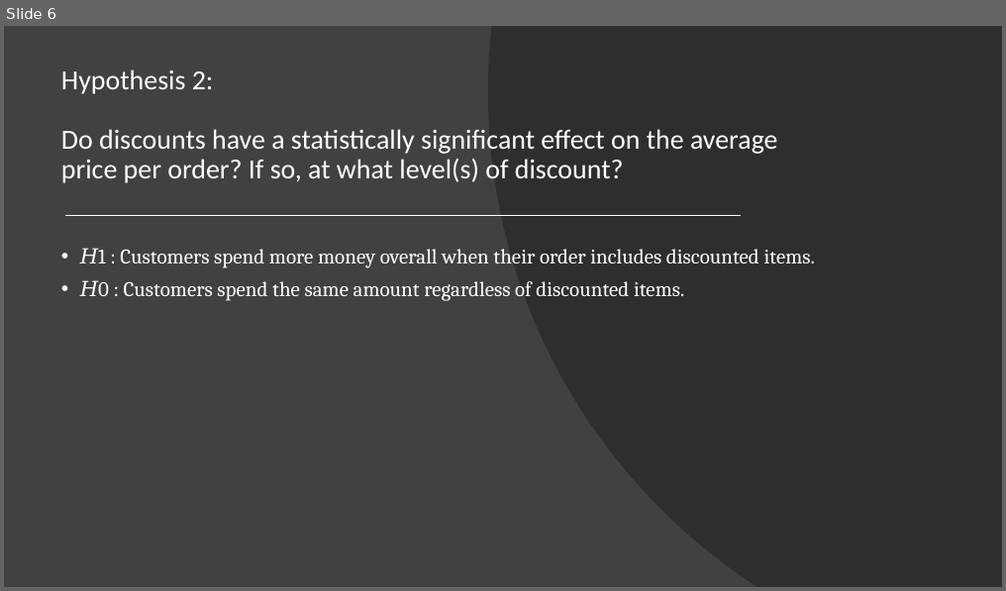
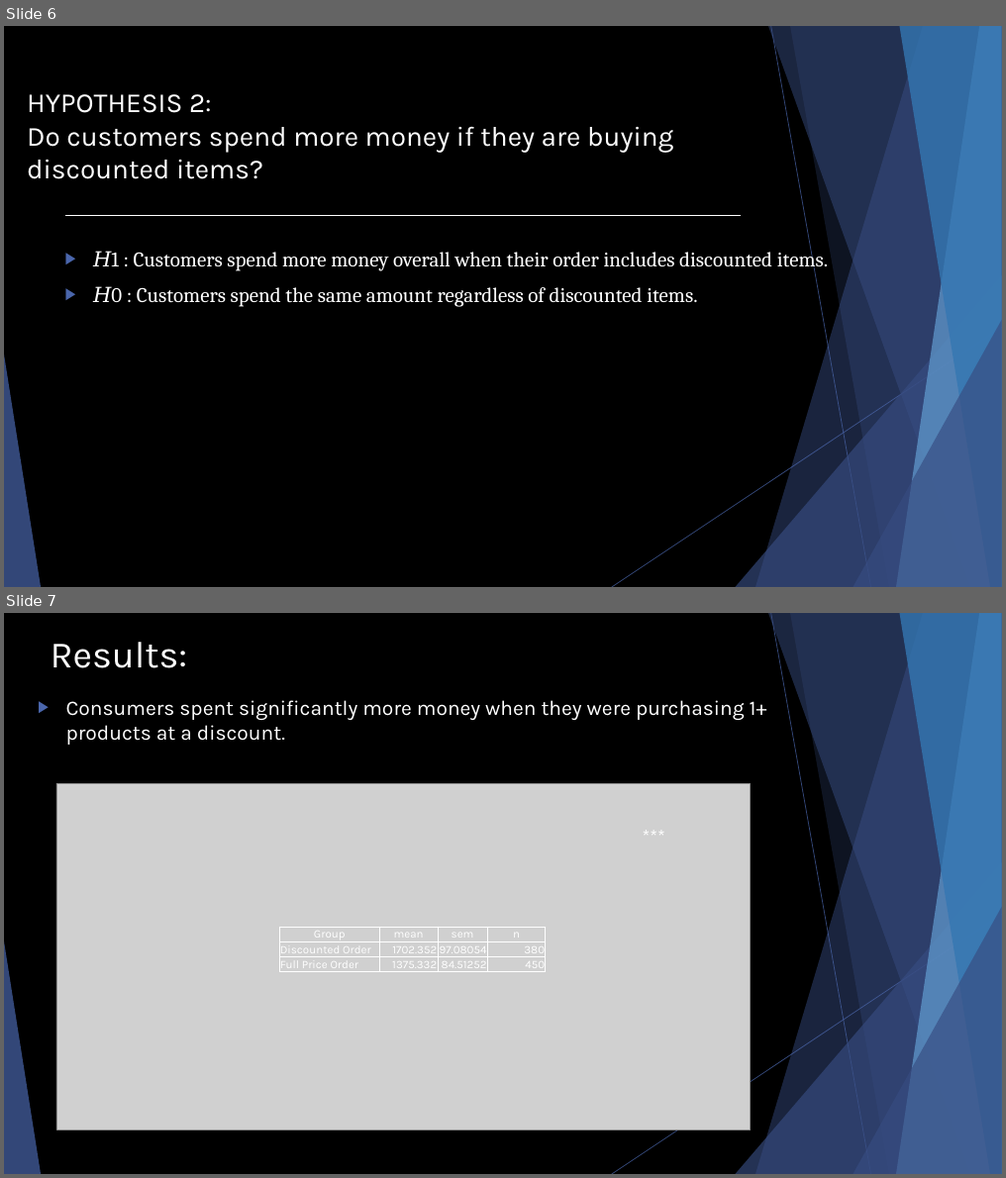
Before and after one commit to jirvingphd/dsc-2-final-project-online-ds-ft-021119, a slide deck: Northwind Sales Analysis + Recommendations.pptx. Shown one above the other, each under a label of ours: slide 6 before the commit, slides 6 and 7 after it. The pictures are 1006x591 and 1006x1178 pixels, drawn with LibreOffice and Linux fonts; fonts in the diff are those of the drawing; grey boxes stand for pictures. Boxes give left, top, right and bottom in pixels: in the first picture for what was removed or moved away, otherwise in the second. Text is boxed around its words. In the diff, an @@ line names an element or a change of style, - is before the commit and + after.

```diff
--- a/Northwind Sales Analysis + Recommendations.pptx
+++ b/Northwind Sales Analysis + Recommendations.pptx
@@ slide 7 added at (4, 613, 1002, 1174), background #000000; not listed: 10 template elements that a slide beside it also shows @@
@@ title added at (51, 642, 188, 668), 36 pt, text #FFFFFF @@
+Results:
@@ text added at (66, 700, 767, 745), 20 pt, text #FFFFFF @@
+▶ Consumers spent significantly more money when they were purchasing 1+ products at a discount.
@@ picture added at (56, 783, 750, 1131) @@
@@ text added at (635, 821, 675, 856), 18 pt, text #FFFFFF @@
+***
@@ table added at (279, 928, 546, 976), 3 rows, 4 columns @@
+Group | mean | sem | n
+Discounted Order | 1702.352 | 97.08054 | 380
+Full Price Order | 1375.332 | 84.51252 | 450
@@ slide 6 changed as well @@
@@ background #414141 to #000000 @@
@@ freeform shape removed at (488, 26, 1002, 587) @@
@@ title at (27, 94, 673, 179): text changed; font Calibri to Karla @@
-Hypothesis 2:
-Do discounts have a statistically significant effect on the average price per order? If so, at what level(s) of discount?
+HYPOTHESIS 2:
+Do customers spend more money if they are buying discounted items?
@@ text "𝐻1 : Customers spend more ..." at (134, 247, 828, 307): bullet • to ▶; line spacing 0.9 to 1 @@
@@ group added at (4, 26, 1002, 587): 5 freeform shapes, 3 triangles, 2 lines @@
```
Also in this commit, not shown: 6 other slides changed, 4 other slides added, 6 slides removed, 54 other files.
